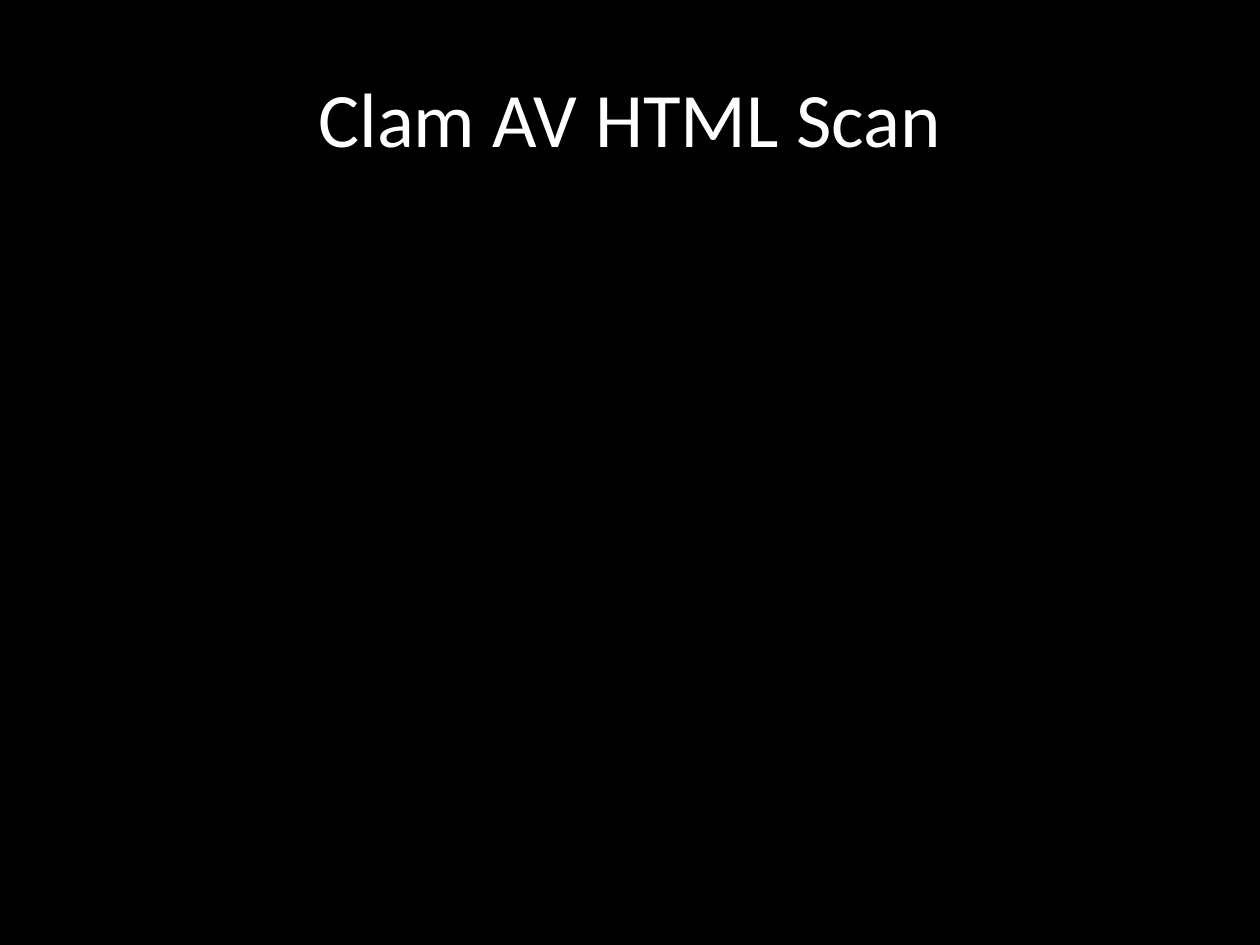
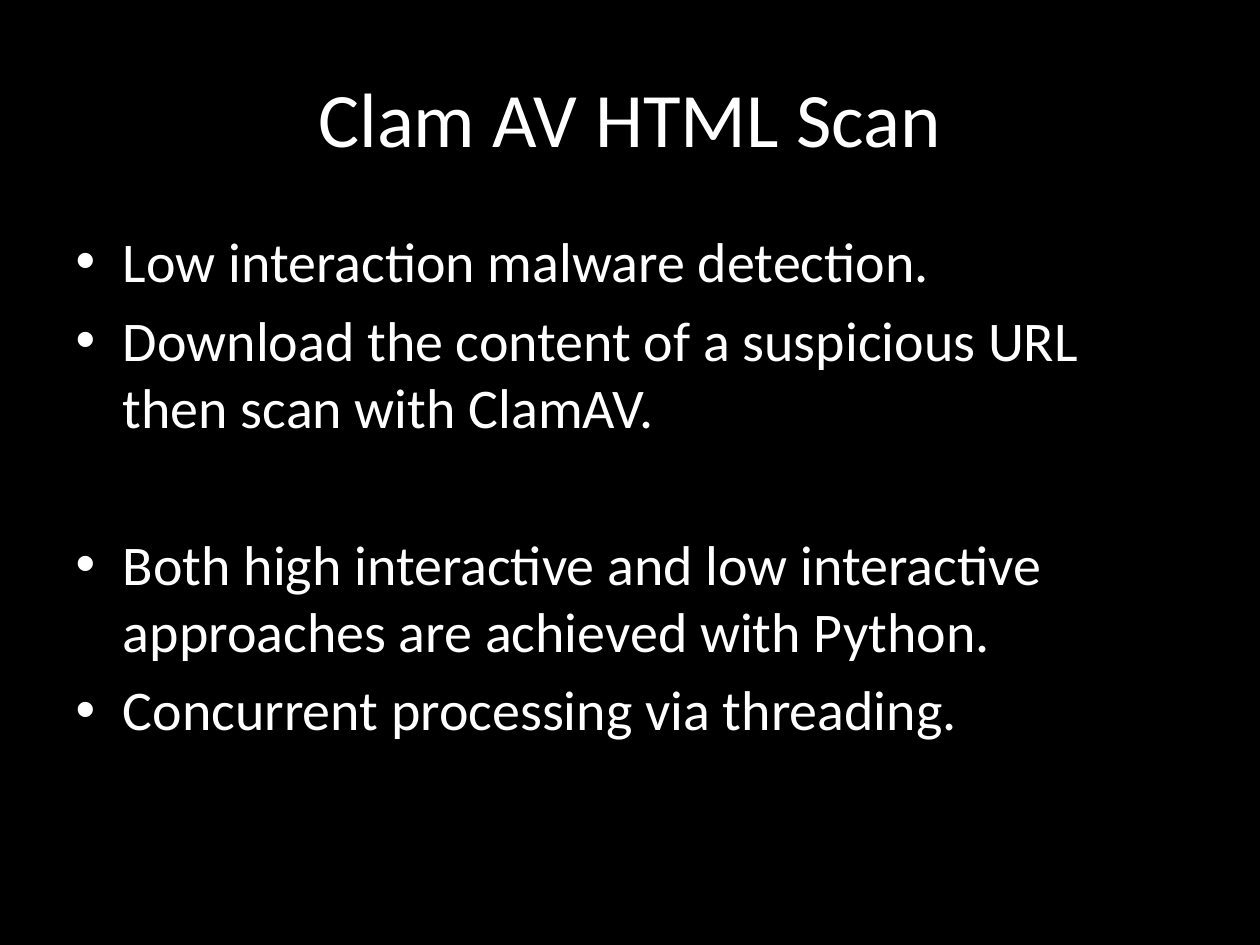
Before and after one commit to chrissorchard/malucrawl, a slide deck: slide 9 of doc/pres2/wk8-progress.pptx (slide 7 before the commit). Drawn at 1260x945 pixels with LibreOffice and Linux fonts; fonts in the diff are those of the drawing; background and template pictures are left out. Boxes give left, top, right and bottom in pixels: in the first picture for what was removed or moved away, otherwise in the second. Text is boxed around its words. In the diff, an @@ line names an element or a change of style, - is before the commit and + after.

```diff
--- a/doc/pres2/wk8-progress.pptx
+++ b/doc/pres2/wk8-progress.pptx
@@ text added at box(123, 243, 1078, 740), 32 pt, text #FFFFFF @@
+• Low interaction malware detection.
+• Download the content of a suspicious URL then scan with ClamAV.
+• Both high interactive and low interactive approaches are achieved with Python.
+• Concurrent processing via threading.
```
Also in this commit, not shown: 4 other slides changed, 2 slides added.
